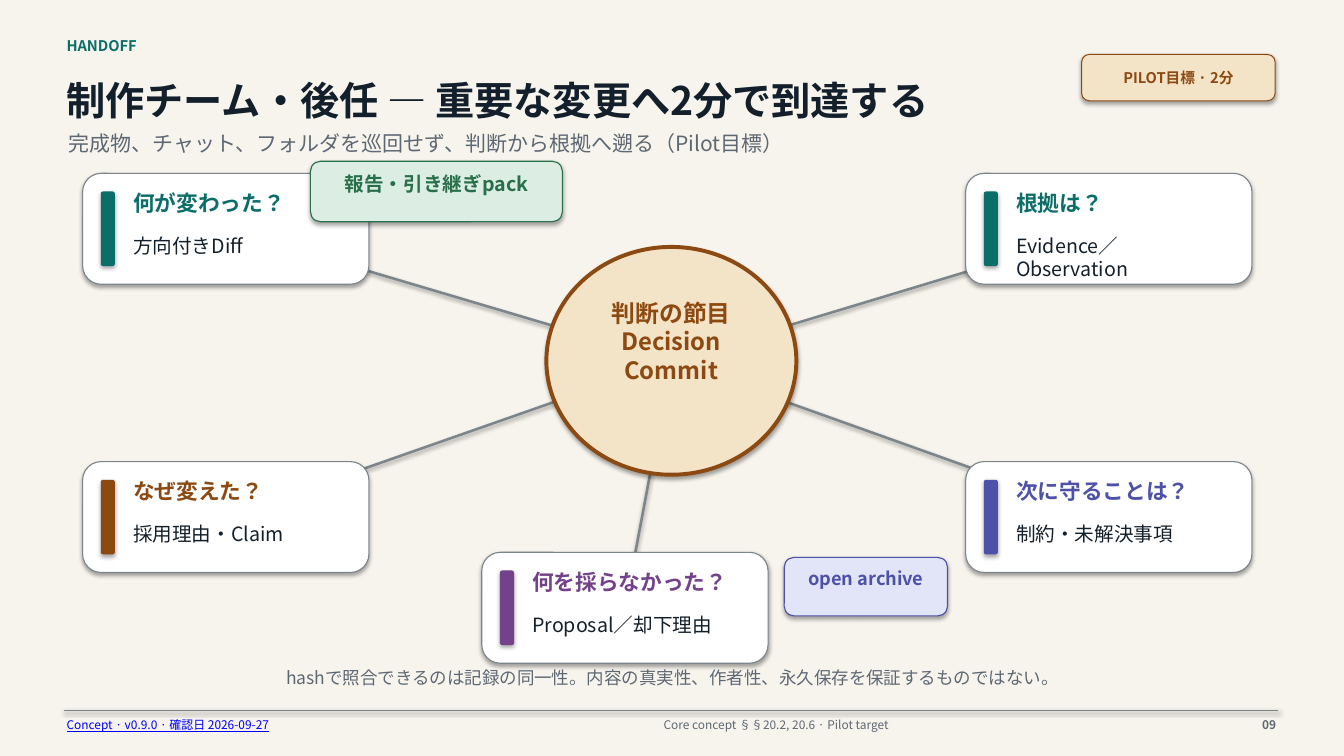
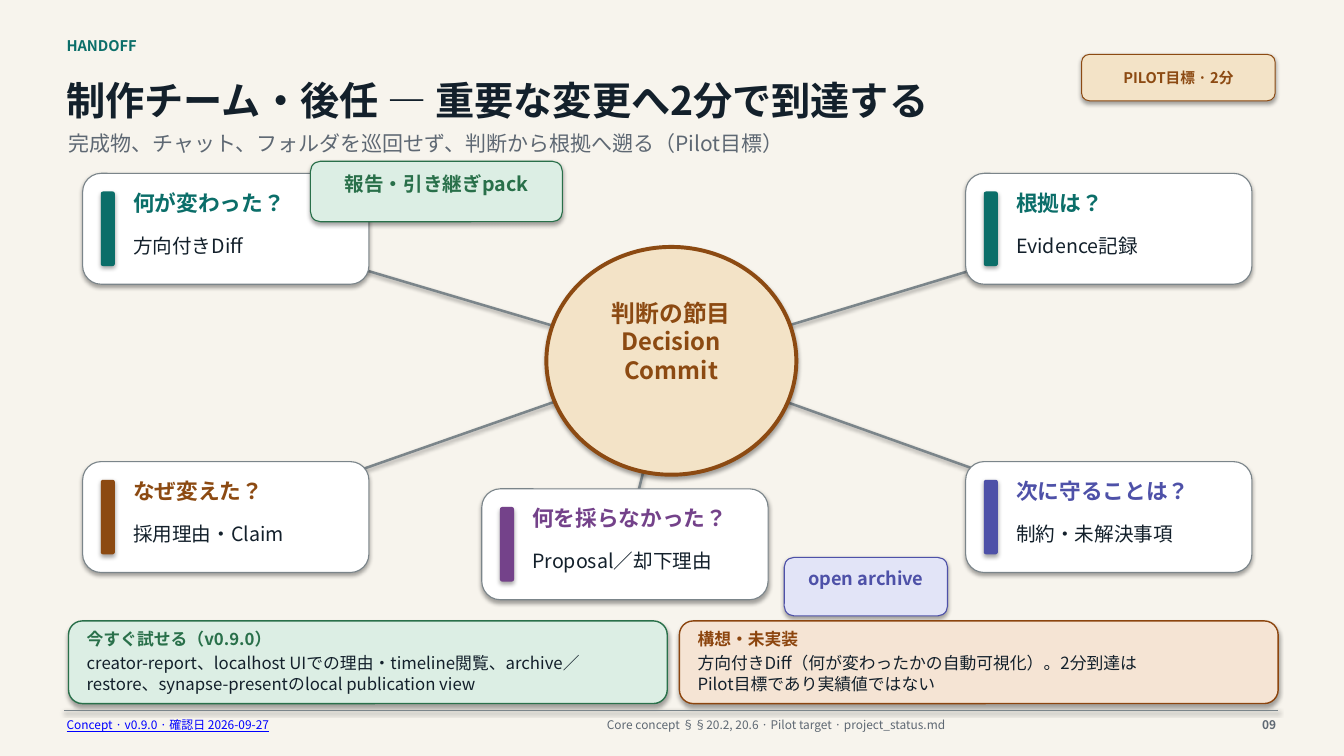
Before and after one commit to howlrs/synapsegit, a slide deck: slide 9 of docs/presentations/synapsegit_user_scenarios_ja.pptx. Drawn at 1344x756 pixels with LibreOffice and Linux fonts; fonts in the diff are those of the drawing. Boxes give left, top, right and bottom in pixels: in the first picture for what was removed or moved away, otherwise in the second. Text is boxed around its words. In the diff, an @@ line names an element or a change of style, - is before the commit and + after.

```diff
--- a/docs/presentations/synapsegit_user_scenarios_ja.pptx
+++ b/docs/presentations/synapsegit_user_scenarios_ja.pptx
@@ text at [1016, 236, 1138, 255]: text changed @@
-Evidence／Observation
+Evidence記録
@@ line moved from (671, 361) - (625, 608) to (671, 361) - (625, 544) @@
@@ 2 texts, 2 rounded rectangles: place and size @@
-2 texts, 2 rounded rectangles at [482, 553, 768, 663]
+2 texts, 2 rounded rectangles at [482, 489, 768, 600]
@@ rounded rectangle added at [69, 621, 667, 704], fill #DCEEE4, outline #29704A 1 pt @@
@@ rounded rectangle added at [680, 621, 1278, 704], fill #F5E4D4, outline #8C450E 1 pt @@
@@ text added at [87, 630, 272, 647], 12 pt, text #29704A, bold @@
+今すぐ試せる（v0.9.0）
@@ text added at [87, 655, 579, 694], 12 pt, text #13202B @@
+creator-report、localhost UIでの理由・timeline閲覧、archive／
+restore、synapse-presentのlocal publication view
@@ text added at [698, 630, 799, 647], 12 pt, text #8C450E, bold @@
+構想・未実装
@@ text added at [698, 655, 1137, 692], 12 pt, text #13202B @@
+方向付きDiff（何が変わったかの自動可視化）。2分到達は
+Pilot目標であり実績値ではない
@@ text removed at [286, 666, 1059, 686] @@
-hashで照合できるのは記録の同一性。内容の真実性、作者性、永久保存を保証するものではない。
@@ text at [607, 719, 945, 732]: text changed @@
-Core concept §§20.2, 20.6 · Pilot target
+Core concept §§20.2, 20.6 · Pilot target · project_status.md
```
Also in this commit, not shown: 8 other slides changed, 2 other files.
